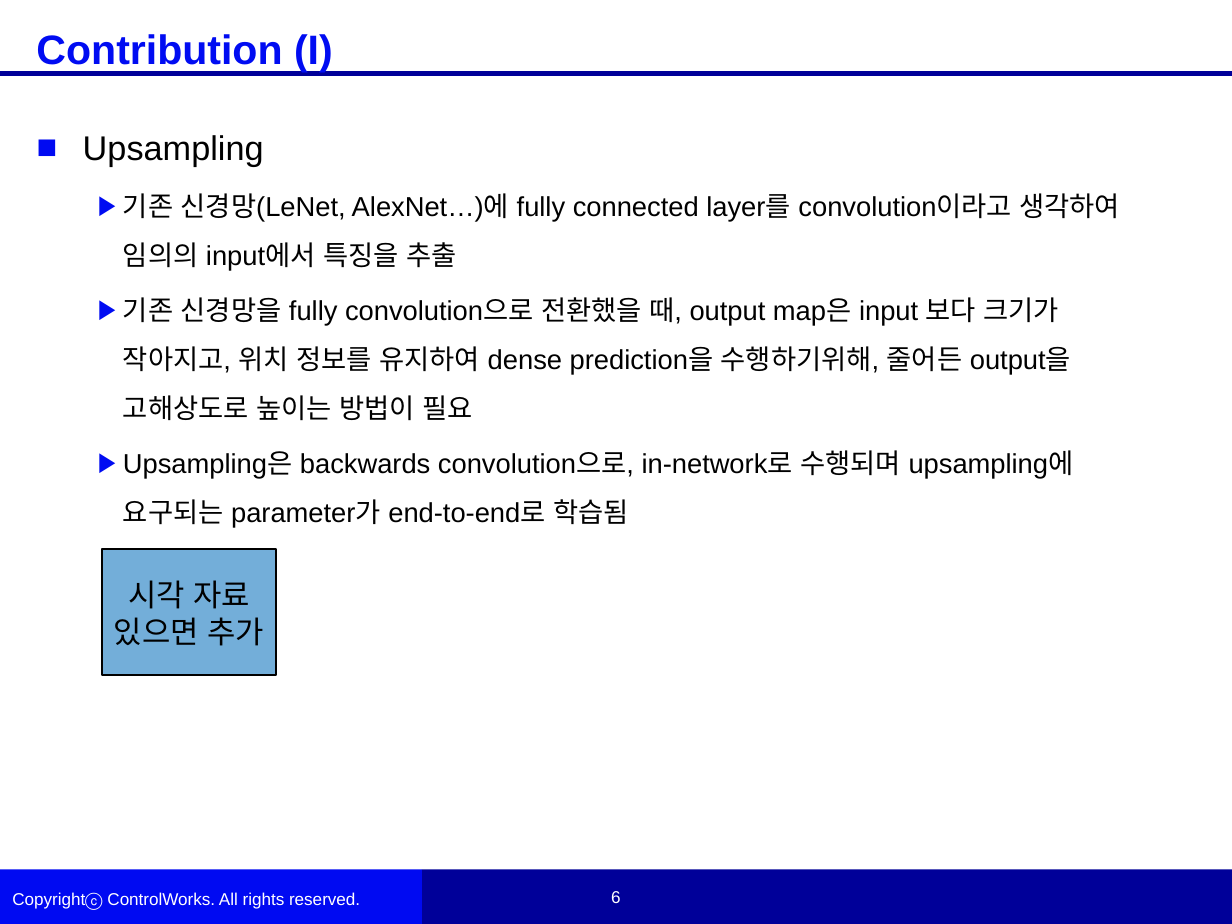
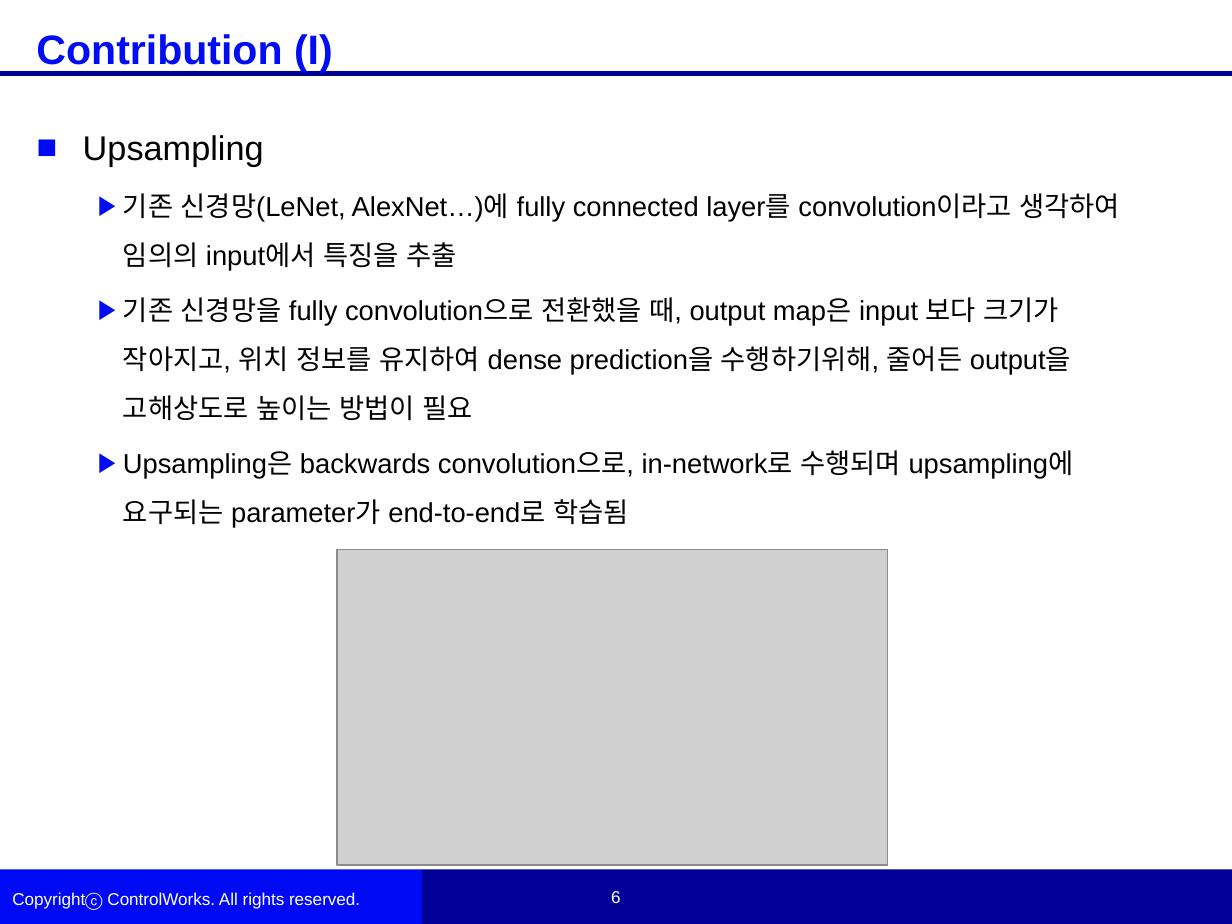
Before and after one commit to woojinKwon/deep_learning_paper, a slide deck: slide 6 of Fully Convolutional Networks for Semantic Segmentation_논문정리.pptx. Drawn at 1232x924 pixels with LibreOffice and Linux fonts; fonts in the diff are those of the drawing; grey boxes stand for pictures; background and template pictures are left out. Boxes give left, top, right and bottom in pixels: in the first picture for what was removed or moved away, otherwise in the second. Text is boxed around its words. In the diff, an @@ line names an element or a change of style, - is before the commit and + after.

```diff
--- a/Fully Convolutional Networks for Semantic Segmentation_논문정리.pptx
+++ b/Fully Convolutional Networks for Semantic Segmentation_논문정리.pptx
@@ rectangle removed at (102,549,277,675) @@
-시각 자료 있으면 추가
@@ picture added at (338,549,888,865) @@
```
Also in this commit, not shown: 3 other slides changed, 1 other file.
